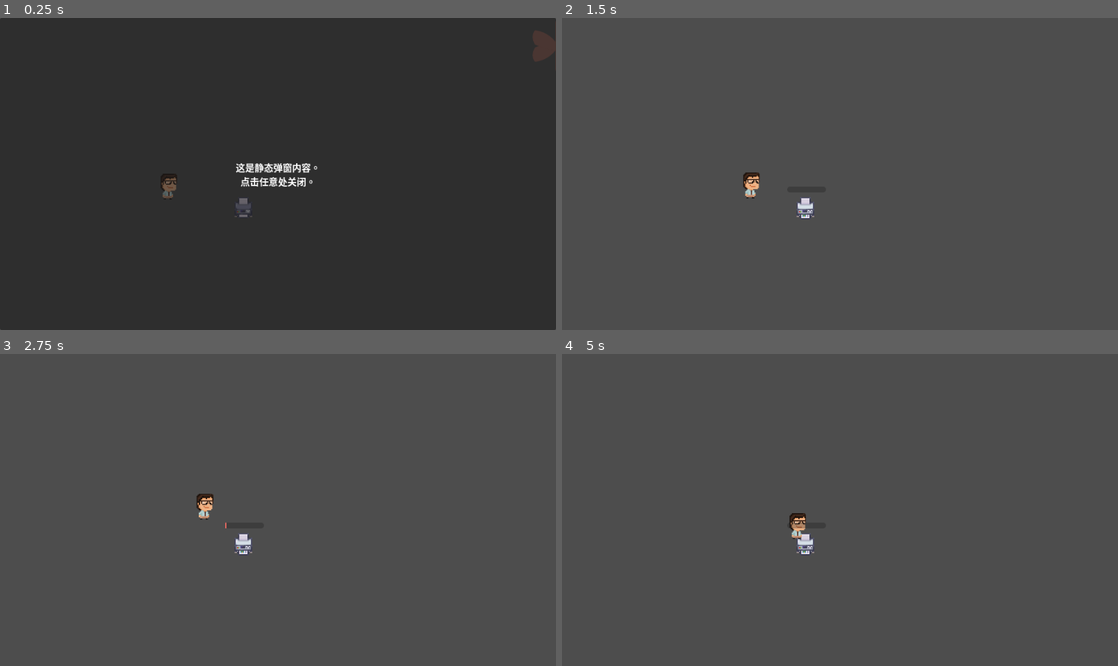
Above: before the commit, frames 1-4 (two rows, left to right).
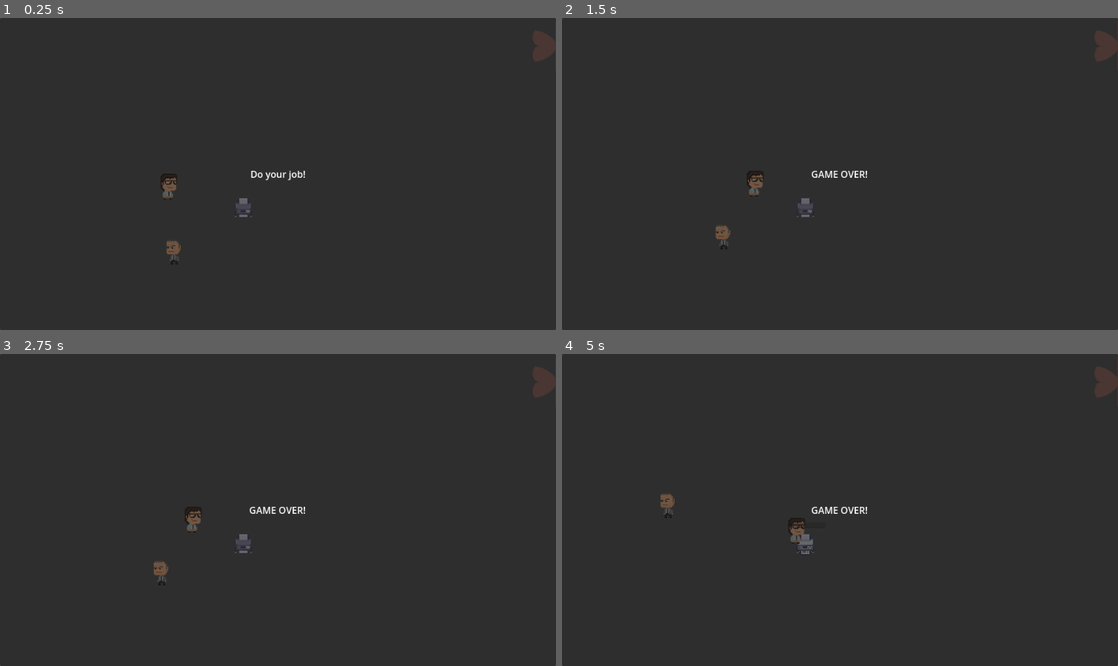
Above: after the commit, the same moments.

Repository: Medill-East/2025_gamejam_gmtk
Game: Godot game, scene res://loop/loop-main.tscn
Same seed, same stepped clock (60 frames per second), same inputs: the game is played once before the commit and once after it.
Inputs (mouse positions are in pixels of both pictures, inside the frame that each line leads up to):
- Up to frame 1 (0.25 s): no input
- Up to frame 2 (1.5 s): tap Enter at 0.5 s; move the mouse to (962, 158) at 0.52 s; hold Right (move_right) 0.53-1.28 s; hold Space (Interact) 0.53-1.28 s; click (962, 158) at 0.67 s; move the mouse to (728, 189) at 1.27 s; hold Down (move_down) from 1.28 s (still down); tap Space (Interact) at 1.35 s
- Up to frame 3 (2.75 s): move the mouse to (333, 441) at 2.02 s; release Down (move_down) at 2.03 s; hold Right (move_right) from 2.03 s (still down); hold Space (Interact) from 2.03 s (still down)
- Up to frame 4 (5 s): move the mouse to (812, 572) at 2.77 s; release Right (move_right) at 2.78 s; release Space (Interact) at 2.78 s; hold Up (move_up) 2.78-3.53 s; tap Space (Interact) at 2.85, 4.35 s; click (812, 572) at 2.92 s; move the mouse to (1006, 556) at 3.52 s; hold Space (Interact) 3.53-4.28 s; hold Left (move_left) from 3.53 s (still down); move the mouse to (673, 463) at 4.27 s

The runs differ from the first frame. In frame 1, 0.8% of the frame differs, in the area x 30-58%, y 46-79%; in frame 2, 100%; in frame 3, 100%; in frame 4, 100%, in the area x 0-100%, y 0-100%.

Commit message:
vision detection
2025-0802-1240

Diff:
--- a/20250706-dodge2d/loop/loop-boss.tscn
+++ b/20250706-dodge2d/loop/loop-boss.tscn
@@ -1,8 +1,13 @@
-[gd_scene load_steps=2 format=3 uid="uid://b4odqwp3gtigc"]
+[gd_scene load_steps=4 format=3 uid="uid://ds6fdwva5scmc"]
 
+[ext_resource type="Script" uid="uid://v1lpy7mrnigh" path="res://loop/loop_boss.gd" id="1_fpcte"]
 [ext_resource type="Texture2D" uid="uid://b8qch1ul23043" path="res://art/Loop/Characters.png" id="2_duqep"]
 
-[node name="Loop-player" type="Node2D"]
+[sub_resource type="ConvexPolygonShape2D" id="ConvexPolygonShape2D_3yhno"]
+points = PackedVector2Array(-1.4, -7.345, -64.07, -24.34, -63.865, 24.51)
+
+[node name="Loop-boss" type="CharacterBody2D"]
+script = ExtResource("1_fpcte")
 
 [node name="Sprite2D" type="Sprite2D" parent="."]
 scale = Vector2(0.382905, 0.382905)
@@ -10,3 +15,12 @@
 flip_h = true
 region_enabled = true
 region_rect = Rect2(394, 185, 65, 111)
+
+[node name="VisionArea" type="Area2D" parent="."]
+collision_layer = 8
+collision_mask = 2
+
+[node name="VisionShape" type="CollisionShape2D" parent="VisionArea"]
+shape = SubResource("ConvexPolygonShape2D_3yhno")
+
+[node name="RayCastHolder" type="Node2D" parent="."]
--- /dev/null
+++ b/20250706-dodge2d/loop/loop-game.tscn
@@ -0,0 +1,6 @@
+[gd_scene load_steps=2 format=3 uid="uid://cx5v6n6t6pqd5"]
+
+[ext_resource type="Script" uid="uid://bc2j5i6qps6cg" path="res://loop/loop_game.gd" id="1_n0tdn"]
+
+[node name="Loop-game" type="Node2D"]
+script = ExtResource("1_n0tdn")
--- a/20250706-dodge2d/loop/loop-main.tscn
+++ b/20250706-dodge2d/loop/loop-main.tscn
@@ -1,9 +1,16 @@
-[gd_scene load_steps=5 format=3 uid="uid://cil6jk16q1g5b"]
+[gd_scene load_steps=7 format=3 uid="uid://cil6jk16q1g5b"]
 
 [ext_resource type="PackedScene" uid="uid://xcpshaqmq2ds" path="res://loop/loop-player.tscn" id="1_cod0h"]
 [ext_resource type="Script" uid="uid://bydjkewxk6l0w" path="res://loop/loop_main.gd" id="1_ovgfa"]
 [ext_resource type="PackedScene" uid="uid://ce5towxcryfg4" path="res://loop/loop-hud.tscn" id="3_bctr8"]
 [ext_resource type="PackedScene" uid="uid://b7h1bb5pvtdo0" path="res://loop/item.tscn" id="4_2ulkd"]
+[ext_resource type="PackedScene" uid="uid://ds6fdwva5scmc" path="res://loop/loop-boss.tscn" id="5_vx0kr"]
+
+[sub_resource type="Curve2D" id="Curve2D_vx0kr"]
+_data = {
+"points": PackedVector2Array(0, 0, 0, 0, 112, 176, 0, 0, 0, 0, 296, 96, 0, 0, 0, 0, 496, 160, 0, 0, 0, 0, 608, 416, 0, 0, 0, 0, 256, 536, 0, 0, 0, 0, 112, 368, 0, 0, 0, 0, 112, 368, 0, 0, 0, 0, 112, 176)
+}
+point_count = 8
 
 [node name="Loop-main" type="Node2D"]
 script = ExtResource("1_ovgfa")
@@ -15,3 +22,10 @@
 
 [node name="Loop-player" parent="." instance=ExtResource("1_cod0h")]
 position = Vector2(288, 288)
+
+[node name="Loop-boss" parent="." instance=ExtResource("5_vx0kr")]
+position = Vector2(296, 400)
+patrol_path = NodePath("../Path2D")
+
+[node name="Path2D" type="Path2D" parent="."]
+curve = SubResource("Curve2D_vx0kr")
--- /dev/null
+++ b/20250706-dodge2d/loop/loop_boss.gd
@@ -0,0 +1,77 @@
+extends CharacterBody2D
+class_name Enemy
+
+@export_node_path("Path2D") var patrol_path          # 在 Inspector 拖进 Path2D
+var patrol_points: Array[Vector2]
+@export var move_speed := 80.0               # 像素/秒
+@export var fov_angle := 90.0                # 视场角 (deg)
+@export var fov_range := 200.0               # 视距
+@export var ray_count := 4                  # 遮挡检测用射线数量
+
+@onready var _vision_area: Area2D = $VisionArea
+@onready var _vision_shape: ConvexPolygonShape2D = $VisionArea/VisionShape.shape
+@onready var _ray_holder := $RayCastHolder
+
+var _patrol_idx := 0
+var _player_ref: PLAYER = null
+
+func _ready():
+	var path: Path2D = get_node(patrol_path)
+	patrol_points = []
+	var curve := path.curve
+	var point_count := curve.point_count
+	for i in point_count:
+		patrol_points.append(curve.get_point_position(i))
+
+	_vision_area.body_entered.connect(_on_player_spotted)
+	_init_vision_shape()
+	#_spawn_rays()
+
+func _physics_process(delta):
+	_patrol(delta)
+	_update_vision(delta)
+
+# ---------- 巡逻 ----------
+func _patrol(delta):
+	var target = patrol_points[_patrol_idx]
+	var dir = (target - global_position).normalized()
+	velocity = dir * move_speed
+	move_and_slide()
+
+	if global_position.distance_to(target) < 4.0:
+		_patrol_idx = (_patrol_idx + 1) % patrol_points.size()
+
+# ---------- 视锥朝向 & 遮挡 ----------
+func _update_vision(delta):
+	# 让 VisionArea 与敌人同角度（假设 Sprite 面向 +X）
+	_vision_area.rotation = rotation
+
+	# 遮挡检测：更新每条 RayCast2D 的目标点
+	for i in _ray_holder.get_children():
+		var ray := i as RayCast2D
+		var angle := -fov_angle/2 + (ray.get_index() / float(ray_count-1)) * fov_angle
+		ray.target_position = Vector2.RIGHT.rotated(deg_to_rad(angle)) * fov_range
+		ray.force_raycast_update()
+
+		# 如果射线被墙挡住，把视锥多边形缩短对应顶点（高级，可选）
+
+# ---------- 生成初始形状 ----------
+func _init_vision_shape():
+	var verts: PackedVector2Array
+	verts.append(Vector2.ZERO)                    # 扇形中心
+	for i in range(ray_count):
+		var angle := -fov_angle/2 + i * fov_angle / (ray_count-1)
+		verts.append(Vector2.RIGHT.rotated(deg_to_rad(angle)) * fov_range)
+	_vision_shape.points = verts
+#
+#func _spawn_rays():
+	#for i in range(ray_count):
+		#var rc := RayCast2D.new()
+		#rc.collision_mask = 1 << WALL_LAYER       # 对墙体层检测
+		#rc.enabled = true
+		#_ray_holder.add_child(rc)
+
+# ---------- 发现玩家 ----------
+func _on_player_spotted(body: Node) -> void:
+	if body is PLAYER:
+		AUTOLOAD_LoopGameGD.fail()                               # 全局管理器里触发失败
--- /dev/null
+++ b/20250706-dodge2d/loop/loop_game.gd
@@ -0,0 +1,13 @@
+extends Node2D
+class_name GAMELOOP
+
+static var instance: GAMELOOP
+
+func fail():
+	get_tree().paused = true
+	#HUD.instance.show_fail_label("GAME OVER！")
+	POPUP.instance.update_text("GAME OVER!")
+	POPUP.instance.open()
+
+func _ready():
+	instance = self
--- a/20250706-dodge2d/loop/loop_player.gd
+++ b/20250706-dodge2d/loop/loop_player.gd
@@ -1,6 +1,7 @@
 extends Node2D
+class_name PLAYER
+static var instance: PLAYER
 
-# Player.gd  (挂在 Player 节点)
 
 @export var follow_speed := 8.0        # 越大越“紧”，越小越“粘滞”
 @export var max_speed    := 1000.0     # 可选：限制瞬时速度，0 表示不限制
@@ -8,6 +9,9 @@
 @onready var _hud: HUD = get_tree().get_current_scene().get_node("Loop-hud") as HUD
 
 var current_item: Interactable = null   # 当前可交互物（可选）
+
+func _ready() -> void:
+	instance = self
 
 func _process(delta: float) -> void:
 	var target := get_global_mouse_position()
--- a/20250706-dodge2d/loop/popup.gd
+++ b/20250706-dodge2d/loop/popup.gd
@@ -1,5 +1,6 @@
 extends CanvasLayer
-class_name PopupStatic
+class_name POPUP
+static var instance: POPUP
 
 @export var default_text: String = "这是静态弹窗内容。\n点击任意处关闭。"
 @export var pause_on_open: bool = true
@@ -8,16 +9,20 @@
 @export var _panel: Panel
 @export var _btn: TextureButton
 
+var currentText: String
+
 func _ready() -> void:
+	instance = self
 	visible = false
 	_label.text = default_text
 
 	_panel.gui_input.connect(_on_panel_input)
 	_btn.pressed.connect(close)
+	currentText = "Do your job!"
 
 # -------- 公共接口 --------
 func open() -> void:
-	_label.text = default_text
+	_label.text = currentText
 	visible = true
 	if pause_on_open:
 		get_tree().paused = true
@@ -27,6 +32,10 @@
 		get_tree().paused = false
 	visible = false
 
+func update_text(string: String):
+	currentText = string
+
+
 # -------- 内部 --------
 func _on_panel_input(event: InputEvent) -> void:
 	if event is InputEventMouseButton and event.pressed:
--- a/20250706-dodge2d/project.godot
+++ b/20250706-dodge2d/project.godot
@@ -18,6 +18,7 @@
 [autoload]
 
 MusicPlayer="*res://music_player.tscn"
+AUTOLOAD_LoopGameGD="*res://loop/loop_game.gd"
 
 [display]
 
@@ -73,3 +74,4 @@
 2d_physics/layer_1="Ground"
 2d_physics/layer_2="Player"
 2d_physics/layer_3="Interactable"
+2d_physics/layer_4="Enemy"
Not shown: 1 places in 20250706-dodge2d/loop/loop-main-real.tscn that only renumber resources
Not shown, added: 20250706-dodge2d/loop/loop_boss.gd.uid
Not shown, added: 20250706-dodge2d/loop/loop_game.gd.uid
